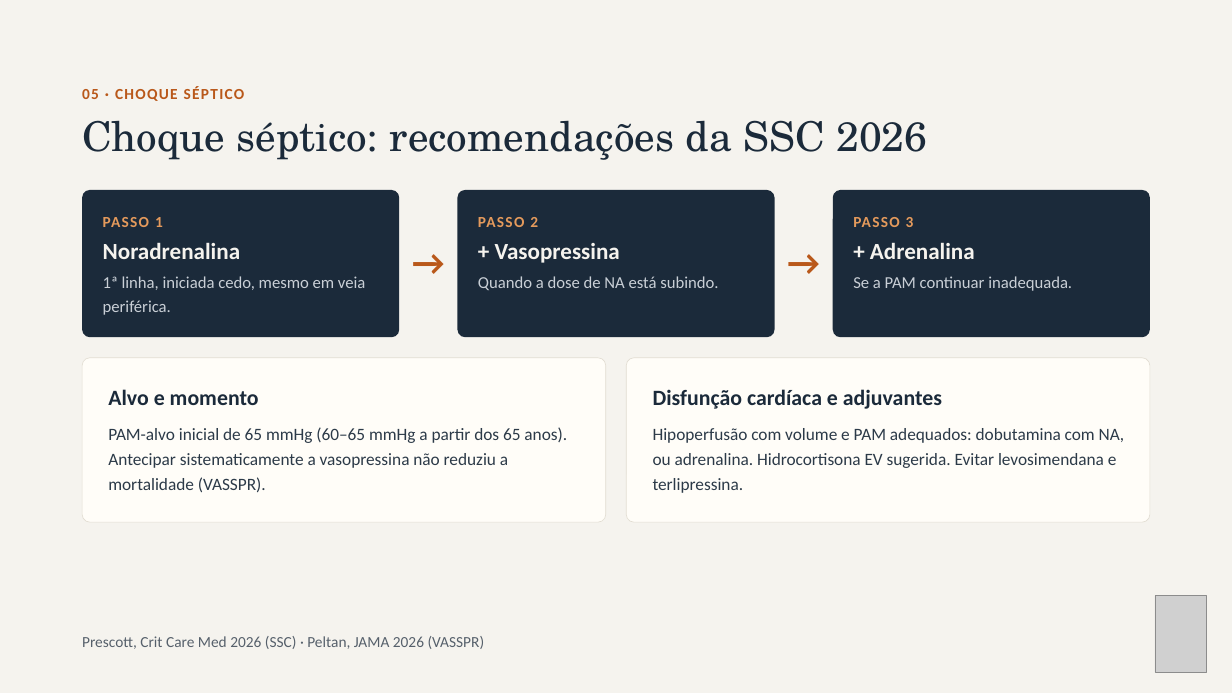
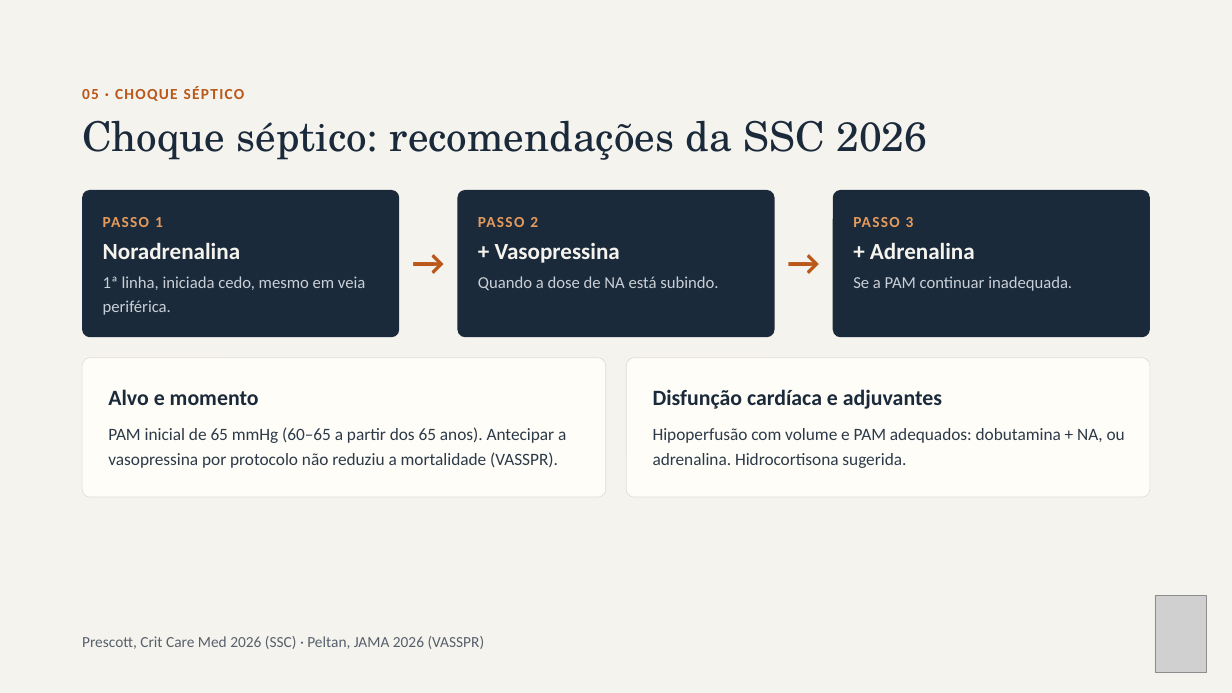
Before and after one commit to brunomoraesdubois-bit/Bruno, a slide deck: slide 15 of apresentacao/Aminas_Vasoativas.pptx (slide 16 before the commit). Drawn at 1232x693 pixels with LibreOffice and Linux fonts; fonts in the diff are those of the drawing; grey boxes stand for pictures. Boxes give left, top, right and bottom in pixels: in the first picture for what was removed or moved away, otherwise in the second. Text is boxed around its words. In the diff, an @@ line names an element or a change of style, - is before the commit and + after.

```diff
--- a/apresentacao/Aminas_Vasoativas.pptx
+++ b/apresentacao/Aminas_Vasoativas.pptx
@@ rounded rectangle: place and size @@
-rounded rectangle at bbox=[82, 358, 606, 522]
+rounded rectangle at bbox=[82, 358, 606, 497]
@@ rounded rectangle at bbox=[82, 358, 606, 497]: proportions changed @@
@@ rounded rectangle at bbox=[627, 358, 1151, 497]: proportions changed @@
@@ rounded rectangle: place and size @@
-rounded rectangle at bbox=[627, 358, 1151, 522]
+rounded rectangle at bbox=[627, 358, 1151, 497]
@@ text at bbox=[108, 427, 566, 468]: text changed @@
-PAM-alvo inicial de 65 mmHg (60–65 mmHg a partir dos 65 anos). Antecipar sistematicamente a vasopressina não reduziu a mortalidade (VASSPR).
+PAM inicial de 65 mmHg (60–65 a partir dos 65 anos). Antecipar a vasopressina por protocolo não reduziu a mortalidade (VASSPR).
@@ text at bbox=[653, 428, 1125, 468]: text changed @@
-Hipoperfusão com volume e PAM adequados: dobutamina com NA, ou adrenalina. Hidrocortisona EV sugerida. Evitar levosimendana e terlipressina.
+Hipoperfusão com volume e PAM adequados: dobutamina + NA, ou adrenalina. Hidrocortisona sugerida.
```
Also in this commit, not shown: 16 other slides changed, 26 other files.
